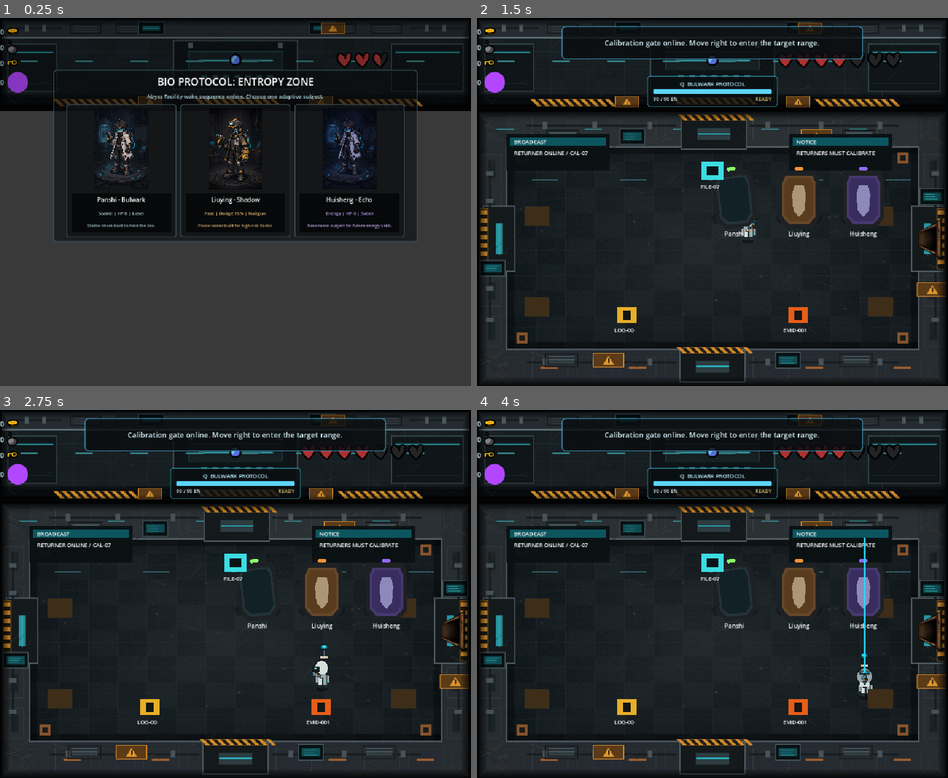
Above: before the commit, frames 1-4 (two rows, left to right).
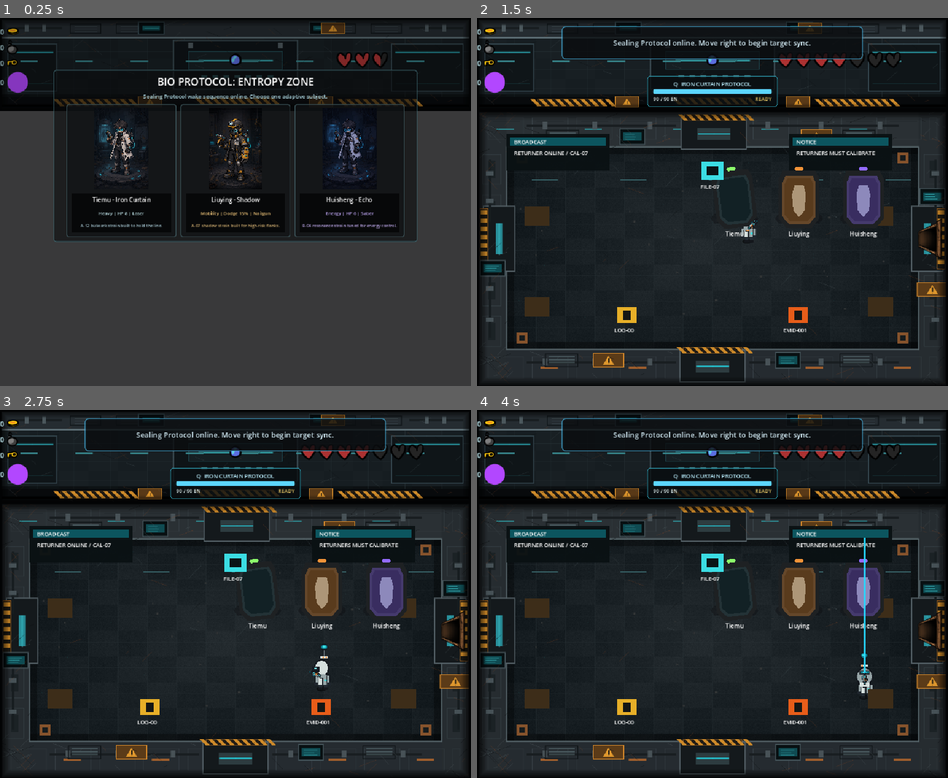
Above: after the commit, the same moments.

Repository: sjdcwejf/abandoned-lab-roguelite
Game: Godot game, scene res://tiny_wizard/main.tscn
The game is run twice, just before and just after one commit, with the same random seed, the same clock (stepped at 60 frames per second) and the same inputs.
Inputs (mouse positions are in pixels of both pictures, inside the frame that each line leads up to):
- Up to frame 1 (0.25 s): no input
- Up to frame 2 (1.5 s): click (599, 172) at 0.5 s; tap Enter at 1.25 s; move the mouse to (816, 183) at 1.27 s; hold D (player_right) from 1.28 s (still down); tap E (drop_bomb) at 1.35 s
- Up to frame 3 (2.75 s): move the mouse to (141, 612) at 2.02 s; release D (player_right) at 2.03 s; hold S (player_down) from 2.03 s (still down); click (141, 612) at 2.1 s
- Up to frame 4 (4 s): move the mouse to (759, 513) at 2.77 s; release S (player_down) at 2.78 s; hold D (player_right) 2.78-3.53 s; tap F (interact) at 2.85 s; move the mouse to (688, 667) at 3.52 s; hold Up (player_shoot_up) from 3.53 s (still down); right-click (688, 667) at 3.6 s

The runs differ from the first frame. In frame 1, 0.8% of the frame differs, in the area x 17-85%, y 20-58%; in frame 2, 0.6%; in frame 3, 0.6%; in frame 4, 0.6%.

Commit message:
Unify Sealing Protocol worldbuilding text

Diff:
--- a/project.godot
+++ b/project.godot
@@ -15,7 +15,7 @@
 [application]
 
 config/name="abandoned-lab-roguelite"
-config/description="Bio Protocol: Entropy Zone - a Steam-focused 2D pixel-art room-based action roguelite prototype set inside the Abyss Facility entropy zone."
+config/description="Bio Protocol: Entropy Zone - a Steam-focused 2D pixel-art room-based action roguelite prototype set inside the sealed underground complex of Abyss Island."
 run/main_scene="res://tiny_wizard/main.tscn"
 config/features=PackedStringArray("4.6")
 config/icon="res://icon.png"
--- a/tiny_wizard/enemies/fusion_boss/fusion_boss.gd
+++ b/tiny_wizard/enemies/fusion_boss/fusion_boss.gd
@@ -7,7 +7,7 @@
 const DEFAULT_SUMMON_SCENE := preload("res://tiny_wizard/enemies/black_fly/black_fly.tscn")
 const POISON_PROJECTILE_SCENE := preload("res://tiny_wizard/enemies/fusion_boss/fusion_poison_projectile.tscn")
 
-@export var boss_display_name := "Prototype Fusion"
+@export var boss_display_name := "Failed Subject A-03: Breach Husk"
 @export var far_distance := 270.0
 @export var mid_distance := 120.0
 @export var chase_speed_multiplier := 1.0
--- a/tiny_wizard/gui/boss_health_ui/boss_health_ui.gd
+++ b/tiny_wizard/gui/boss_health_ui/boss_health_ui.gd
@@ -21,7 +21,7 @@
 
 	var display_name := str(_boss.get("boss_display_name"))
 	if display_name.strip_edges().is_empty():
-		display_name = "Fusion Node"
+		display_name = "Failed Subject A-03"
 	_name_label.text = display_name
 
 	if _boss.has_signal("boss_stats_changed"):
@@ -89,7 +89,7 @@
 	layout.add_child(header)
 
 	_name_label = Label.new()
-	_name_label.text = "Fusion Node"
+	_name_label.text = "Failed Subject A-03"
 	_name_label.add_theme_color_override("font_color", Color(0.76, 1.0, 0.86))
 	_name_label.add_theme_font_size_override("font_size", 14)
 	header.add_child(_name_label)
--- a/tiny_wizard/gui/character_select/character_select.tscn
+++ b/tiny_wizard/gui/character_select/character_select.tscn
@@ -109,7 +109,7 @@
 layout_mode = 2
 theme_override_colors/font_color = Color(0.66, 0.82, 0.86, 1)
 theme_override_font_sizes/font_size = 12
-text = "Abyss Facility wake sequence online. Choose one adaptive subject."
+text = "Sealing Protocol wake sequence online. Choose one adaptive subject."
 horizontal_alignment = 1
 
 [node name="Choices" type="HBoxContainer" parent="Root/CenterContainer/PanelContainer/MarginContainer/VBoxContainer"]
@@ -171,7 +171,7 @@
 mouse_filter = 2
 offset_bottom = -58.0
 theme_override_font_sizes/font_size = 13
-text = "Panshi - Bulwark"
+text = "Tiemu - Iron Curtain"
 horizontal_alignment = 1
 vertical_alignment = 1
 
@@ -187,7 +187,7 @@
 mouse_filter = 2
 theme_override_colors/font_color = Color(0.74, 0.88, 0.9, 1)
 theme_override_font_sizes/font_size = 10
-text = "Stable | HP 8 | Laser"
+text = "Heavy | HP 8 | Laser"
 horizontal_alignment = 1
 vertical_alignment = 1
 
@@ -204,7 +204,7 @@
 mouse_filter = 2
 theme_override_colors/font_color = Color(0.62, 0.74, 0.78, 1)
 theme_override_font_sizes/font_size = 9
-text = "Stable strain built to hold the line."
+text = "A-12 bulwark strain built to hold the line."
 horizontal_alignment = 1
 vertical_alignment = 1
 
@@ -276,7 +276,7 @@
 mouse_filter = 2
 theme_override_colors/font_color = Color(0.95, 0.78, 0.48, 1)
 theme_override_font_sizes/font_size = 10
-text = "Fast | Dodge 15% | Nailgun"
+text = "Mobility | Dodge 15% | Nailgun"
 horizontal_alignment = 1
 vertical_alignment = 1
 
@@ -293,7 +293,7 @@
 mouse_filter = 2
 theme_override_colors/font_color = Color(0.78, 0.65, 0.42, 1)
 theme_override_font_sizes/font_size = 9
-text = "Phase raider built for high-risk flanks."
+text = "A-07 shadow strain built for high-risk flanks."
 horizontal_alignment = 1
 vertical_alignment = 1
 
@@ -383,6 +383,6 @@
 mouse_filter = 2
 theme_override_colors/font_color = Color(0.7, 0.62, 0.86, 1)
 theme_override_font_sizes/font_size = 9
-text = "Resonance subject for future energy skills."
-horizontal_alignment = 1
-vertical_alignment = 1
+text = "B-04 resonance strain tuned for energy control."
+horizontal_alignment = 1
+vertical_alignment = 1
--- a/tiny_wizard/interactable_objects/raven_merchant/raven_merchant.gd
+++ b/tiny_wizard/interactable_objects/raven_merchant/raven_merchant.gd
@@ -3,7 +3,7 @@
 
 
 const CURRENCY_NAME := "Protomatter Fragment"
-const CURRENCY_DISPLAY_NAME := "Protomatter"
+const CURRENCY_DISPLAY_NAME := "Protomatter Shards"
 const WEAPON_STOCK := [
 	preload("res://tiny_wizard/player/weapons/laser_pointer/laser_pointer.tscn"),
 	preload("res://tiny_wizard/player/weapons/containment_nailgun/containment_nailgun.tscn"),
@@ -12,8 +12,8 @@
 	preload("res://tiny_wizard/player/weapons/test_sword/test_sword.tscn"),
 ]
 
-@export var merchant_title := "RAVEN ARMORY"
-@export_multiline var merchant_message := "Boss signal ahead. Patch your nerves and count your charges."
+@export var merchant_title := "RAVEN QUARANTINE ARMORY"
+@export_multiline var merchant_message := "A-03 signal ahead. Patch your nerves and count your charges."
 @export_range(0, 99, 1) var weapon_cost := 1
 @export var equip_purchase_immediately := false
 
@@ -91,7 +91,7 @@
 		_clear_offer_preview()
 		stock_label.text = "Stock: sold out for your current loadout."
 		status_label.text = "Raven has nothing new to sell right now."
-		hint_label.text = "Leave the safehouse when ready."
+		hint_label.text = "Leave the quarantine shop when ready."
 		return
 
 	_selected_weapon_name = _get_weapon_name(_selected_weapon_scene)
--- a/tiny_wizard/interactable_objects/raven_merchant/raven_merchant.tscn
+++ b/tiny_wizard/interactable_objects/raven_merchant/raven_merchant.tscn
@@ -117,14 +117,14 @@
 layout_mode = 2
 theme_override_colors/font_color = Color(0.46, 0.94, 1, 1)
 theme_override_font_sizes/font_size = 15
-text = "RAVEN ARMORY"
+text = "RAVEN QUARANTINE ARMORY"
 horizontal_alignment = 1
 
 [node name="Message" type="Label" parent="DialogPanel/MarginContainer/VBoxContainer"]
 layout_mode = 2
 theme_override_colors/font_color = Color(0.84, 0.9, 0.9, 1)
 theme_override_font_sizes/font_size = 12
-text = "Boss signal ahead. Patch your nerves and count your charges."
+text = "A-03 signal ahead. Patch your nerves and count your charges."
 autowrap_mode = 3
 
 [node name="Stock" type="Label" parent="DialogPanel/MarginContainer/VBoxContainer"]
@@ -138,7 +138,7 @@
 layout_mode = 2
 theme_override_colors/font_color = Color(0.72, 0.86, 0.86, 1)
 theme_override_font_sizes/font_size = 11
-text = "You have 0 Protomatter."
+text = "You have 0 Protomatter Shards."
 autowrap_mode = 3
 
 [node name="Hint" type="Label" parent="DialogPanel/MarginContainer/VBoxContainer"]
--- a/tiny_wizard/interactable_objects/weapon_stand/weapon_stand.gd
+++ b/tiny_wizard/interactable_objects/weapon_stand/weapon_stand.gd
@@ -4,7 +4,7 @@
 signal weapon_picked_up(slot_index: int)
 
 @export var weapon_scene: PackedScene
-@export var weapon_label := "Test Sword"
+@export var weapon_label := "Quarantine Blade"
 @export var equip_on_pickup := false
 @export_range(0, 8) var target_slot_number := 0
 
--- a/tiny_wizard/interactable_objects/weapon_stand/weapon_stand.tscn
+++ b/tiny_wizard/interactable_objects/weapon_stand/weapon_stand.tscn
@@ -10,7 +10,7 @@
 y_sort_enabled = true
 script = ExtResource("1_stand")
 weapon_scene = ExtResource("2_test_sword")
-weapon_label = "Test Sword"
+weapon_label = "Quarantine Blade"
 
 [node name="Shadow" type="Polygon2D" parent="."]
 position = Vector2(0, 28)
--- a/tiny_wizard/items/coin/coin.tres
+++ b/tiny_wizard/items/coin/coin.tres
@@ -5,7 +5,7 @@
 [resource]
 script = ExtResource( "1_isq16" )
 name = "Research Data"
-short_description = "Recovered Abyss Facility data used by Raven and permanent systems."
+short_description = "Recovered Sealing Protocol data used by Raven and permanent systems."
 long_description = null
 stackable = true
 stack_size = null
--- a/tiny_wizard/items/key/key.tres
+++ b/tiny_wizard/items/key/key.tres
@@ -5,7 +5,7 @@
 [resource]
 script = ExtResource( "1_3uhtu" )
 name = "Biometric Key"
-short_description = "A copied Abyss Facility access signature."
+short_description = "A copied Sealing Protocol access signature."
 long_description = null
 stackable = true
 stack_size = null
--- a/tiny_wizard/items/pickable_bomb/bomb.tres
+++ b/tiny_wizard/items/pickable_bomb/bomb.tres
@@ -11,7 +11,7 @@
 [resource]
 script = ExtResource("1_2ib5n")
 name = "Breach Charge"
-short_description = "A compact charge for breaking resin-sealed debris."
+short_description = "A compact charge for breaking quarantine-resin debris."
 long_description = null
 stackable = true
 stack_size = null
--- a/tiny_wizard/items/protomatter_fragment/protomatter_fragment.tres
+++ b/tiny_wizard/items/protomatter_fragment/protomatter_fragment.tres
@@ -5,7 +5,7 @@
 [resource]
 script = ExtResource("1_item")
 name = "Protomatter Fragment"
-short_description = "Unstable protomatter residue split from a neutralized specimen."
+short_description = "Unstable protomatter shard split from a neutralized specimen."
 long_description = null
 stackable = true
 stack_size = null
--- a/tiny_wizard/player/player_ability_controller.gd
+++ b/tiny_wizard/player/player_ability_controller.gd
@@ -16,7 +16,7 @@
 @export_enum("panshi", "liuying", "huisheng") var ability_id := ABILITY_PANSHI
 @export var enemy_collision_mask := 8
 
-@export_group("Panshi")
+@export_group("Tiemu")
 @export var panshi_cooldown := 12.0
 @export var panshi_duration := 4.0
 @export var panshi_shield_gain := 2
@@ -259,7 +259,7 @@
 		ABILITY_HUISHENG:
 			return "Echo Pulse"
 		_:
-			return "Bulwark Protocol"
+			return "Iron Curtain Protocol"
 
 
 func get_ability_energy_cost() -> float:
--- a/tiny_wizard/player/weapons/test_sword/test_sword.tscn
+++ b/tiny_wizard/player/weapons/test_sword/test_sword.tscn
@@ -7,7 +7,7 @@
 
 [node name="TestSword" type="Node2D"]
 script = ExtResource("1_test_sword")
-display_name = "Test Sword"
+display_name = "Quarantine Blade"
 inventory_size = Vector2i(2, 1)
 inventory_color = Color(0.78, 0.72, 0.48, 1)
 damage = 2
--- a/tiny_wizard/room/formal_weapon_room.gd
+++ b/tiny_wizard/room/formal_weapon_room.gd
@@ -67,7 +67,7 @@
 	if candidates.is_empty():
 		return null
 	var selected_scene := candidates[rng.randi_range(0, candidates.size() - 1)] as PackedScene
-	print("Raven Cache dropped %s from %d unowned candidates." % [_get_weapon_label(selected_scene), candidates.size()])
+	print("Raven Armory Cache dropped %s from %d unowned candidates." % [_get_weapon_label(selected_scene), candidates.size()])
 	return selected_scene
 
 
--- a/tiny_wizard/room/lab_dungeon_generator.gd
+++ b/tiny_wizard/room/lab_dungeon_generator.gd
@@ -54,49 +54,49 @@
 	{
 		"coord": Vector2i(0, 0),
 		"type": "start",
-		"label": "Safehouse Airlock",
+		"label": "Sealing Airlock",
 		"scene": START_ROOM_SCENE,
 	},
 	{
 		"coord": Vector2i(1, 0),
 		"type": "combat",
-		"label": "Specimen Cell 1",
+		"label": "Sealed Specimen Ward 1",
 		"scene": COMBAT_ROOM_A_SCENE,
 	},
 	{
 		"coord": Vector2i(2, 0),
 		"type": "combat",
-		"label": "Specimen Cell 2",
+		"label": "Sealed Specimen Ward 2",
 		"scene": COMBAT_ROOM_B_SCENE,
 	},
 	{
 		"coord": Vector2i(3, 0),
 		"type": "weapon",
-		"label": "Raven Cache",
+		"label": "Raven Armory Cache",
 		"scene": WEAPON_ROOM_SCENE,
 	},
 	{
 		"coord": Vector2i(3, 1),
 		"type": "merchant",
-		"label": "Raven Safehouse",
+		"label": "Raven Quarantine Shop",
 		"scene": RAVEN_SAFEHOUSE_ROOM_SCENE,
 	},
 	{
 		"coord": Vector2i(3, 2),
 		"type": "boss",
-		"label": "Fusion Node",
+		"label": "A-03 Recovery Chamber",
 		"scene": BOSS_ROOM_SCENE,
 	},
 	{
 		"coord": Vector2i(1, -1),
 		"type": "reward",
-		"label": "Data Vault 1",
+		"label": "Evidence Vault 1",
 		"scene": REWARD_ROOM_A_SCENE,
 	},
 	{
 		"coord": Vector2i(2, -1),
 		"type": "reward",
-		"label": "Data Vault 2",
+		"label": "Evidence Vault 2",
 		"scene": REWARD_ROOM_B_SCENE,
 	},
 ]
@@ -105,31 +105,31 @@
 	{
 		"coord": Vector2i(0, 0),
 		"type": "tutorial_start",
-		"label": "Abyss Calibration Gate",
+		"label": "Sealing Protocol Wake Bay",
 		"scene": TUTORIAL_START_ROOM_SCENE,
 	},
 	{
 		"coord": Vector2i(1, 0),
 		"type": "tutorial_targets",
-		"label": "Target Calibration Range",
+		"label": "Target Sync Range",
 		"scene": TUTORIAL_TARGET_ROOM_SCENE,
 	},
 	{
 		"coord": Vector2i(2, 0),
 		"type": "tutorial_merchant",
-		"label": "Raven Tutorial Safehouse",
+		"label": "Raven Armory Annex",
 		"scene": TUTORIAL_RAVEN_SAFEHOUSE_ROOM_SCENE,
 	},
 	{
 		"coord": Vector2i(3, 0),
 		"type": "tutorial_combat",
-		"label": "Breach Training Lab",
+		"label": "Breach Charge Training Lab",
 		"scene": TUTORIAL_COMBAT_ROOM_SCENE,
 	},
 	{
 		"coord": Vector2i(4, 0),
 		"type": "tutorial_boss",
-		"label": "Low-Grade Fusion Chamber",
+		"label": "A-03 Recovery Chamber",
 		"scene": TUTORIAL_BOSS_ROOM_SCENE,
 	},
 ]
@@ -280,7 +280,7 @@
 	main_room_types.append("merchant")
 	main_room_types.append("boss")
 
-	room_specs.append(_make_spec(Vector2i.ZERO, "start", "Safehouse Airlock", START_ROOM_SCENE))
+	room_specs.append(_make_spec(Vector2i.ZERO, "start", "Sealing Airlock", START_ROOM_SCENE))
 
 	for path_index in range(1, main_path.size()):
 		var room_type := main_room_types[path_index - 1] as String
@@ -373,15 +373,15 @@
 
 	match room_type:
 		"combat":
-			return "Specimen Cell %d" % count
+			return "Sealed Specimen Ward %d" % count
 		"reward":
-			return "Data Vault %d" % count
+			return "Evidence Vault %d" % count
 		"weapon":
-			return "Raven Cache"
+			return "Raven Armory Cache"
 		"merchant":
-			return "Raven Safehouse"
+			return "Raven Quarantine Shop"
 		"boss":
-			return "Fusion Node"
+			return "A-03 Recovery Chamber"
 	return "Room %d" % count
 
 
--- a/tiny_wizard/room/room_types/lab_boss_room.tscn
+++ b/tiny_wizard/room/room_types/lab_boss_room.tscn
@@ -35,7 +35,7 @@
 script = ExtResource("7_fusion_boss")
 character_stats = SubResource("Resource_boss_stats")
 physics_stats = SubResource("Resource_boss_physics")
-boss_display_name = "Fusion Node: Entropy Strain"
+boss_display_name = "Failed Subject A-03: Breach Husk"
 protomatter_drop_chance = 1.0
 protomatter_min_drop = 5
 protomatter_max_drop = 8
--- a/tiny_wizard/room/room_types/lab_formal_start_room.tscn
+++ b/tiny_wizard/room/room_types/lab_formal_start_room.tscn
@@ -4,4 +4,4 @@
 
 [node name="Room" instance=ExtResource("1_base_room")]
 lab_room_type = "start"
-lab_room_label = "Safehouse Airlock"
+lab_room_label = "Sealing Airlock"
--- a/tiny_wizard/room/room_types/lab_raven_safehouse_room.tscn
+++ b/tiny_wizard/room/room_types/lab_raven_safehouse_room.tscn
@@ -5,7 +5,7 @@
 
 [node name="Room" instance=ExtResource("1_base_room")]
 lab_room_type = "merchant"
-lab_room_label = "Raven Safehouse"
+lab_room_label = "Raven Quarantine Shop"
 
 [node name="RavenMerchant" parent="." index="8" instance=ExtResource("2_raven")]
 position = Vector2(512, 304)
--- a/tiny_wizard/room/room_types/lab_start_room.tscn
+++ b/tiny_wizard/room/room_types/lab_start_room.tscn
@@ -5,7 +5,7 @@
 
 [node name="Room" instance=ExtResource("1_base_room")]
 lab_room_type = "start"
-lab_room_label = "Abyss Calibration Gate"
+lab_room_label = "Sealing Protocol Wake Bay"
 
 [node name="CalibrationZone" type="Node2D" parent="." index="11"]
 y_sort_enabled = true
@@ -135,10 +135,10 @@
 color = Color(0.24, 0.18, 0.1, 1)
 polygon = PackedVector2Array(-27, -21, 27, -21, 27, 21, -27, 21)
 
-[node name="PanshiSleepPod" parent="." index="8" instance=ExtResource("3_sleep_pod")]
+[node name="TiemuSleepPod" parent="." index="8" instance=ExtResource("3_sleep_pod")]
 position = Vector2(560, 194)
 character_id = "panshi"
-pod_label = "Panshi"
+pod_label = "Tiemu"
 accent_color = Color(0.35, 0.85, 0.95, 1)
 
 [node name="LiuyingSleepPod" parent="." index="9" instance=ExtResource("3_sleep_pod")]
--- a/tiny_wizard/room/room_types/lab_tutorial_boss_room.tscn
+++ b/tiny_wizard/room/room_types/lab_tutorial_boss_room.tscn
@@ -28,7 +28,7 @@
 [node name="Room" instance=ExtResource("1_base_room")]
 script = ExtResource("2_script")
 lab_room_type = "tutorial_boss"
-lab_room_label = "Low-Grade Fusion Chamber"
+lab_room_label = "A-03 Recovery Chamber"
 
 [node name="PrototypeBoss" parent="Enemies" index="0" instance=ExtResource("3_boss")]
 modulate = Color(1, 0.28, 0.36, 1)
@@ -37,7 +37,7 @@
 script = ExtResource("7_fusion_boss")
 character_stats = SubResource("Resource_tutorial_boss_stats")
 physics_stats = SubResource("Resource_tutorial_boss_physics")
-boss_display_name = "Low-Grade Fusion"
+boss_display_name = "Failed Subject A-03: Breach Husk"
 protomatter_drop_chance = 1.0
 protomatter_min_drop = 5
 protomatter_max_drop = 8
--- a/tiny_wizard/room/room_types/lab_tutorial_combat_room.tscn
+++ b/tiny_wizard/room/room_types/lab_tutorial_combat_room.tscn
@@ -13,7 +13,7 @@
 [node name="Room" instance=ExtResource("1_base_room")]
 script = ExtResource("2_script")
 lab_room_type = "tutorial_combat"
-lab_room_label = "Breach Training Lab"
+lab_room_label = "Breach Charge Training Lab"
 rock_chest_path = NodePath("RockWrappedChest")
 
 [node name="TrainingBlackFly" parent="Enemies" index="0" instance=ExtResource("8_black_fly")]
--- a/tiny_wizard/room/room_types/lab_tutorial_raven_safehouse_room.tscn
+++ b/tiny_wizard/room/room_types/lab_tutorial_raven_safehouse_room.tscn
@@ -6,11 +6,11 @@
 
 [node name="Room" instance=ExtResource("1_base_room")]
 lab_room_type = "tutorial_merchant"
-lab_room_label = "Raven Tutorial Safehouse"
+lab_room_label = "Raven Armory Annex"
 
 [node name="RavenMerchant" parent="." index="8" instance=ExtResource("2_raven")]
 position = Vector2(650, 304)
-merchant_message = "Calibration cleared. Take the test blade before entering live training."
+merchant_message = "Target sync cleared. Take the quarantine blade before entering live training."
 
 [node name="TutorialWeaponStand" parent="." index="9" instance=ExtResource("3_weapon_stand")]
 position = Vector2(352, 318)
--- a/tiny_wizard/room/room_types/lab_tutorial_target_room.tscn
+++ b/tiny_wizard/room/room_types/lab_tutorial_target_room.tscn
@@ -7,7 +7,7 @@
 [node name="Room" instance=ExtResource("1_base_room")]
 script = ExtResource("2_script")
 lab_room_type = "tutorial_targets"
-lab_room_label = "Target Calibration Range"
+lab_room_label = "Target Sync Range"
 
 [node name="CalibrationZone" type="Node2D" parent="." index="7"]
 y_sort_enabled = true
@@ -28,13 +28,13 @@
 position = Vector2(-166, -31)
 z_index = 1
 theme_override_font_sizes/font_size = 12
-text = "TARGET CALIBRATION"
+text = "TARGET SYNC"
 
 [node name="StatusText" type="Label" parent="CalibrationZone/StatusPanel"]
 position = Vector2(-166, -2)
 z_index = 1
 theme_override_font_sizes/font_size = 13
-text = "CALIBRATE TARGETS 0/4"
+text = "SYNC TARGETS 0/4"
 
 [node name="FloorGuides" type="Node2D" parent="CalibrationZone"]
 z_index = -1
--- a/tiny_wizard/room/tutorial_target_room.gd
+++ b/tiny_wizard/room/tutorial_target_room.gd
@@ -61,4 +61,4 @@
 	elif active_count >= _targets.size():
 		status_label.text = completion_message
 	else:
-		status_label.text = "CALIBRATE TARGETS %d/%d" % [active_count, _targets.size()]
+		status_label.text = "SYNC TARGETS %d/%d" % [active_count, _targets.size()]
--- a/tiny_wizard/tiny_wizard_main.gd
+++ b/tiny_wizard/tiny_wizard_main.gd
@@ -191,7 +191,7 @@
 			resolved_character_id = CharacterSelectScreen.PANSHI_ID
 			character_scene = experimenter_character_scene
 		_:
-			push_warning("Unknown character id '%s'. Falling back to Panshi." % character_id)
+			push_warning("Unknown character id '%s'. Falling back to Tiemu." % character_id)
 
 	if _character_select_screen != null:
 		_character_select_screen.queue_free()
@@ -332,7 +332,7 @@
 		character_stats.set_life_to_max()
 	start_room.enter_room()
 	_update_tutorial_hint_for_room(start_room)
-	print("Subject respawned in Safehouse Airlock.")
+	print("Subject respawned in Sealing Airlock.")
 
 
 func _on_tutorial_boss_defeated() -> void:
@@ -342,8 +342,8 @@
 	_tutorial_rewards_dropped = true
 	_tutorial_rewards_granted = true
 	_activate_tutorial_exit_black_hole()
-	_show_tutorial_hint("Wake sequence complete. Enter the Entropy Rift to reach the Abyss Facility.")
-	print("Wake sequence complete. Entropy Rift activated.")
+	_show_tutorial_hint("Sealing wake sequence complete. Enter the Descent Rift to reach the sealed sector.")
+	print("Sealing wake sequence complete. Descent Rift activated.")
 
 
 func _activate_tutorial_exit_black_hole() -> void:
@@ -360,7 +360,7 @@
 		RUN_STATE_TUTORIAL:
 			if not _tutorial_rewards_granted:
 				return
-			print("Wake sequence complete. Entering the Abyss Facility.")
+			print("Sealing wake sequence complete. Entering the sealed sector.")
 			call_deferred("_start_formal_run")
 		RUN_STATE_FORMAL:
 			call_deferred("_complete_formal_layer")
@@ -428,14 +428,14 @@
 	margin.add_child(layout)
 
 	var title := Label.new()
-	title.text = "ABYSS SECTOR SEALED"
+	title.text = "SEALING PROTOCOL COMPLETE"
 	title.horizontal_alignment = HORIZONTAL_ALIGNMENT_CENTER
 	title.add_theme_font_size_override("font_size", 26)
 	title.add_theme_color_override("font_color", Color(0.92, 0.98, 1.0, 1.0))
 	layout.add_child(title)
 
 	var summary := Label.new()
-	summary.text = "Fusion node neutralized. Current build snapshot:"
+	summary.text = "Failed Subject A-03 neutralized. Current build snapshot:"
 	summary.horizontal_alignment = HORIZONTAL_ALIGNMENT_CENTER
 	summary.add_theme_font_size_override("font_size", 14)
 	summary.add_theme_color_override("font_color", Color(0.65, 0.82, 0.88, 1.0))
@@ -449,7 +449,7 @@
 	_layer_clear_weapons_label.add_theme_color_override("font_color", Color(0.88, 0.92, 0.92, 1.0))
 	layout.add_child(_wrap_layer_clear_detail(_layer_clear_weapons_label))
 
-	layout.add_child(_make_layer_clear_section_title("Recovered Assets"))
+	layout.add_child(_make_layer_clear_section_title("Recovered Evidence"))
 
 	_layer_clear_inventory_label = Label.new()
 	_layer_clear_inventory_label.horizontal_alignment = HORIZONTAL_ALIGNMENT_CENTER
@@ -469,7 +469,7 @@
 	buttons.add_child(restart_button)
 
 	var next_layer_button := Button.new()
-	next_layer_button.text = "Deeper Sector Coming Soon"
+	next_layer_button.text = "Deeper Sealed Sector Coming Soon"
 	next_layer_button.disabled = true
 	next_layer_button.custom_minimum_size = Vector2(190, 42)
 	buttons.add_child(next_layer_button)
@@ -572,9 +572,9 @@
 func _get_layer_clear_inventory_text() -> String:
 	var inventory := _get_character_inventory()
 	if inventory == null:
-		return "Research Data: 0    Protomatter: 0    Biometric Keys: 0    Breach Charges: 0"
-
-	return "Research Data: %d    Protomatter: %d    Biometric Keys: %d    Breach Charges: %d" % [
+		return "Research Data: 0    Protomatter Shards: 0    Biometric Keys: 0    Breach Charges: 0"
+
+	return "Research Data: %d    Protomatter Shards: %d    Biometric Keys: %d    Breach Charges: %d" % [
 		inventory.get_item_amount("Research Data"),
 		inventory.get_item_amount("Protomatter Fragment"),
 		inventory.get_item_amount("Biometric Key"),
@@ -653,20 +653,20 @@
 
 	match room.lab_room_type:
 		"tutorial_start":
-			_show_tutorial_hint("Calibration gate online. Move right to enter the target range.")
+			_show_tutorial_hint("Sealing Protocol online. Move right to begin target sync.")
 		"tutorial_targets":
-			_show_tutorial_hint("Hit TARGET A, B, C, and D with any weapon. All targets online will unlock the right door.")
+			_show_tutorial_hint("Sync TARGET A, B, C, and D with any weapon. All targets online will unlock the right door.")
 		"tutorial_merchant":
-			_show_tutorial_hint("Raven left a test blade here. Press F to pick it up. Press 4 to equip it, then continue right.")
+			_show_tutorial_hint("Raven left a quarantine blade here. Press F to pick it up. Press 4 to equip it, then continue right.")
 		"tutorial_combat":
-			_show_tutorial_hint("Clear the specimens. Open the cache for a Breach Charge. Press E to plant it, crack the resin, then recover the data.")
+			_show_tutorial_hint("Clear the specimens. Open the cache for a Breach Charge. Press E to plant it, crack the quarantine resin, then recover the data.")
 		"tutorial_boss":
 			if _tutorial_rewards_granted:
-				_show_tutorial_hint("Wake sequence complete. Enter the Entropy Rift to reach the Abyss Facility.")
+				_show_tutorial_hint("Sealing wake sequence complete. Enter the Descent Rift to reach the sealed sector.")
 			elif _tutorial_rewards_dropped:
-				_show_tutorial_hint("Enter the Entropy Rift to reach the Abyss Facility.")
+				_show_tutorial_hint("Enter the Descent Rift to reach the sealed sector.")
 			else:
-				_show_tutorial_hint("Neutralize the low-grade Fusion, then enter the Entropy Rift.")
+				_show_tutorial_hint("Neutralize Failed Subject A-03, then enter the Descent Rift.")
 		_:
 			_hide_tutorial_hint()
 
@@ -688,7 +688,7 @@
 	var seed_text := ""
 	if _run_state == RUN_STATE_FORMAL and use_generated_lab_dungeon:
 		seed_text = " (seed %d)" % LabDungeonGenerator.last_seed
-	print("Generated %d-room %s Abyss Facility sector%s:" % [rooms.size(), _run_state, seed_text])
+	print("Generated %d-room %s Sealing Protocol sector%s:" % [rooms.size(), _run_state, seed_text])
 	for room_pos in rooms:
 		var room = rooms[room_pos]
 		print(" - ", room.lab_room_label, " [", room.lab_room_type, "] at ", room_pos)
Not shown, changed: CHANGELOG.md
Not shown, changed: docs/前期故事梗概与人物信息.md
Not shown, changed: docs/剧情设定_生化协议_熵区.md
